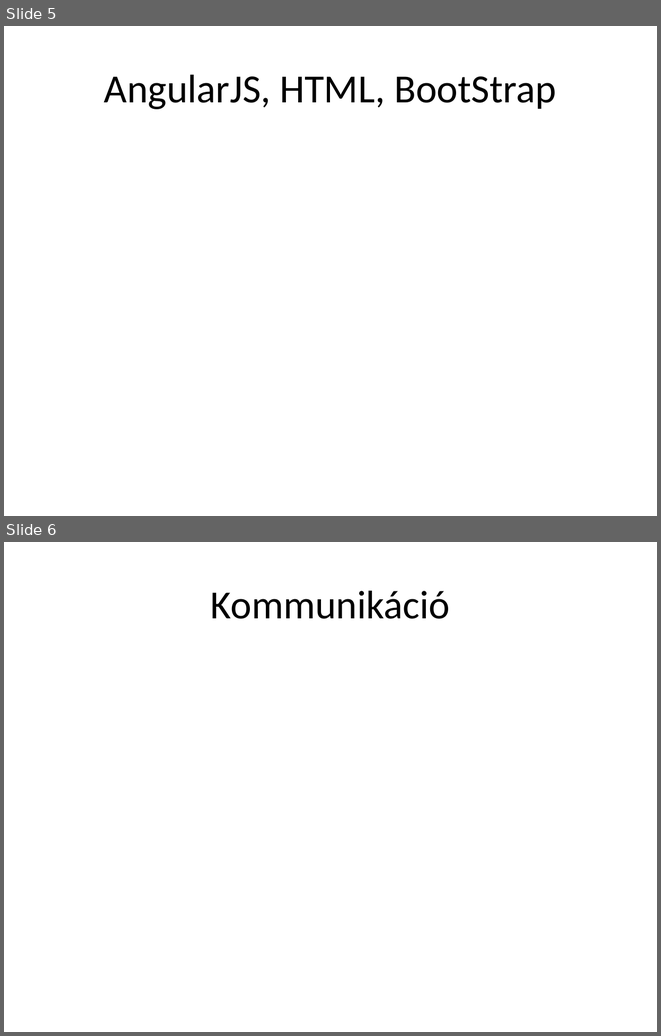
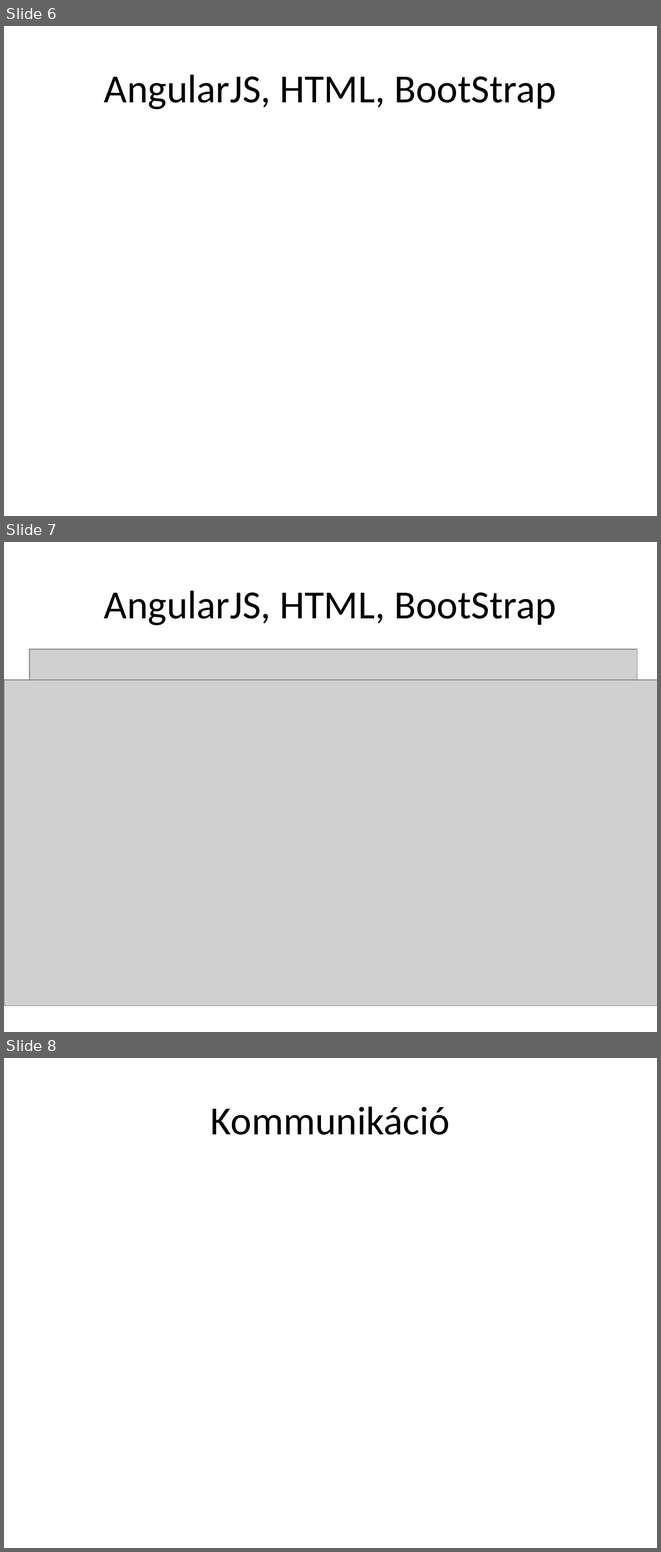
Before and after one commit to borlayda/Stump, a slide deck: Szarch-prezi.pptx. Shown one above the other, each under a label of ours: slides 5 and 6 before the commit, slides 6, 7 and 8 after it. The pictures are 661x1036 and 661x1552 pixels, drawn with LibreOffice and Linux fonts; fonts in the diff are those of the drawing; grey boxes stand for pictures. Boxes give left, top, right and bottom in pixels: in the first picture for what was removed or moved away, otherwise in the second. Text is boxed around its words. In the diff, an @@ line names an element or a change of style, - is before the commit and + after.

Commit message:
Pictures added to prezi

```diff
--- a/Szarch-prezi.pptx
+++ b/Szarch-prezi.pptx
@@ slide 7 added at [4, 542, 657, 1032], background #FFFFFF @@
@@ title added at [104, 590, 556, 625], 44 pt, text #000000 @@
+AngularJS, HTML, BootStrap
@@ picture added at [29, 649, 637, 923] @@
@@ picture added at [4, 680, 657, 1006] @@
@@ what was slide 5 is now slide 6 @@
@@ what was slide 6 is now slide 8 @@
```
Also in this commit, not shown: 1 slide changed, 1 other slide added.
